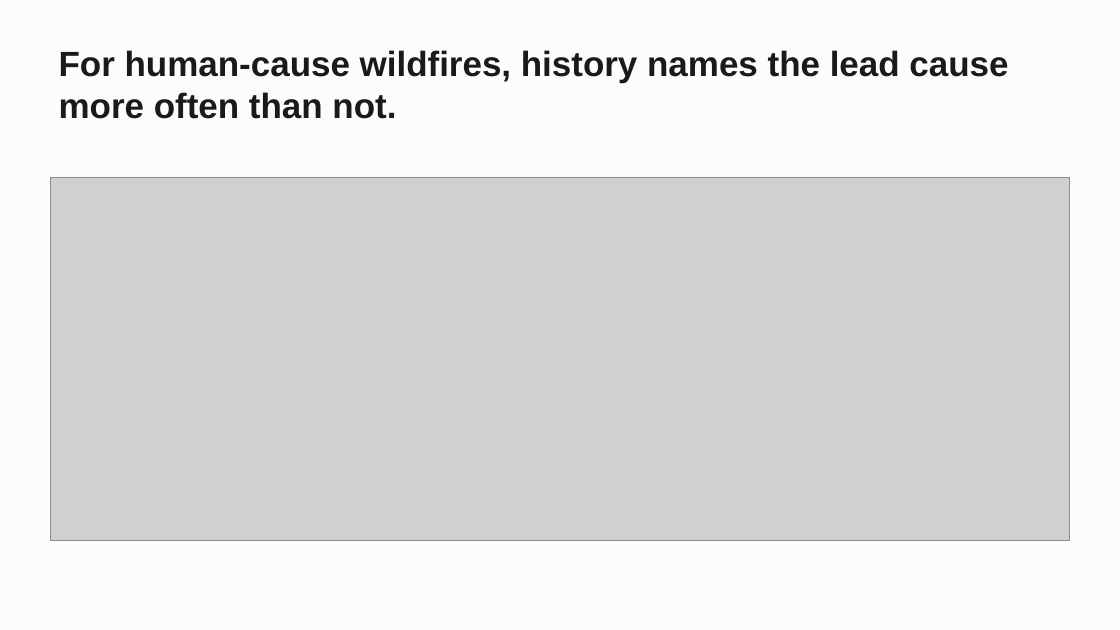
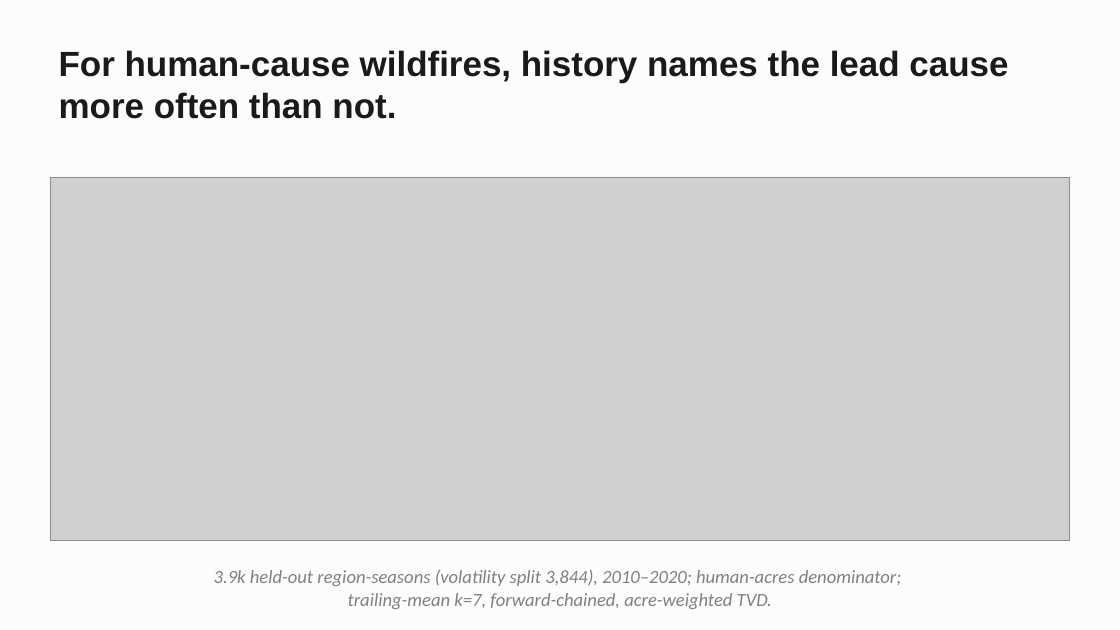
Before and after one commit to craig-rudman/MSDS696, a slide deck: slide 5 of coursework/W7/MSDS696_W7_Deck.pptx. Drawn at 1120x630 pixels with LibreOffice and Linux fonts; fonts in the diff are those of the drawing; grey boxes stand for pictures. Boxes give left, top, right and bottom in pixels: in the first picture for what was removed or moved away, otherwise in the second. Text is boxed around its words. In the diff, an @@ line names an element or a change of style, - is before the commit and + after.

```diff
--- a/coursework/W7/MSDS696_W7_Deck.pptx
+++ b/coursework/W7/MSDS696_W7_Deck.pptx
@@ text added at box(214, 569, 902, 609), 16 pt, text #808080, italic @@
+3.9k held-out region-seasons (volatility split 3,844), 2010–2020; human-acres denominator;
+trailing-mean k=7, forward-chained, acre-weighted TVD.
```
Also in this commit, not shown: 15 other slides changed, 1 other file.
